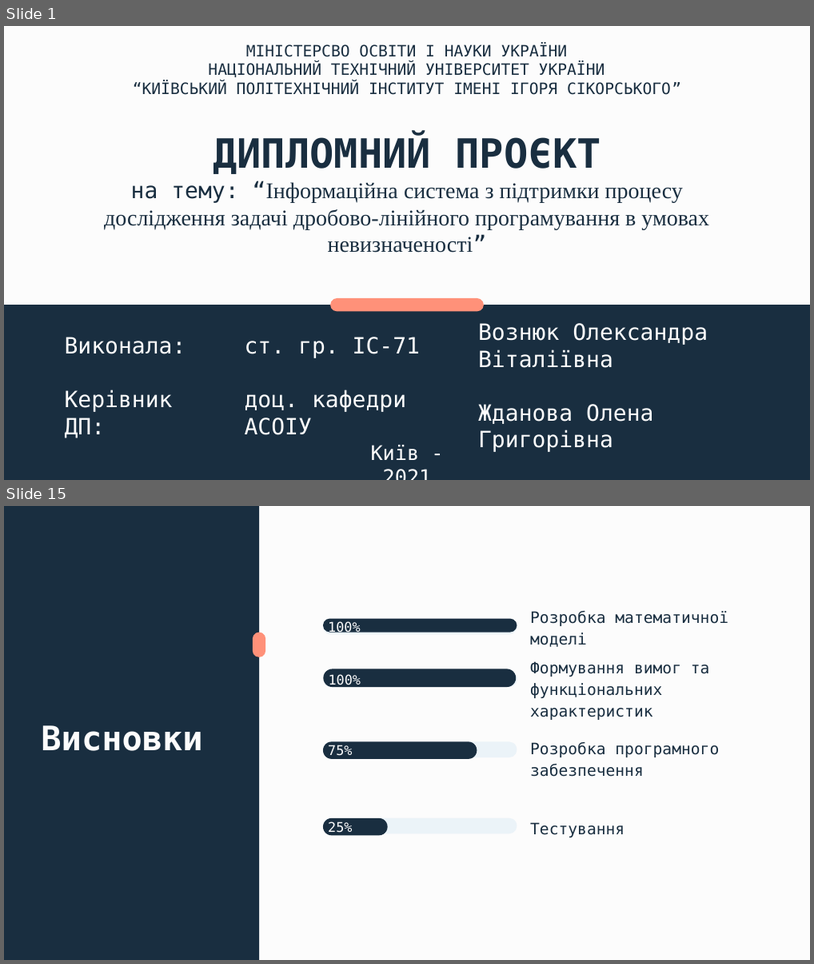
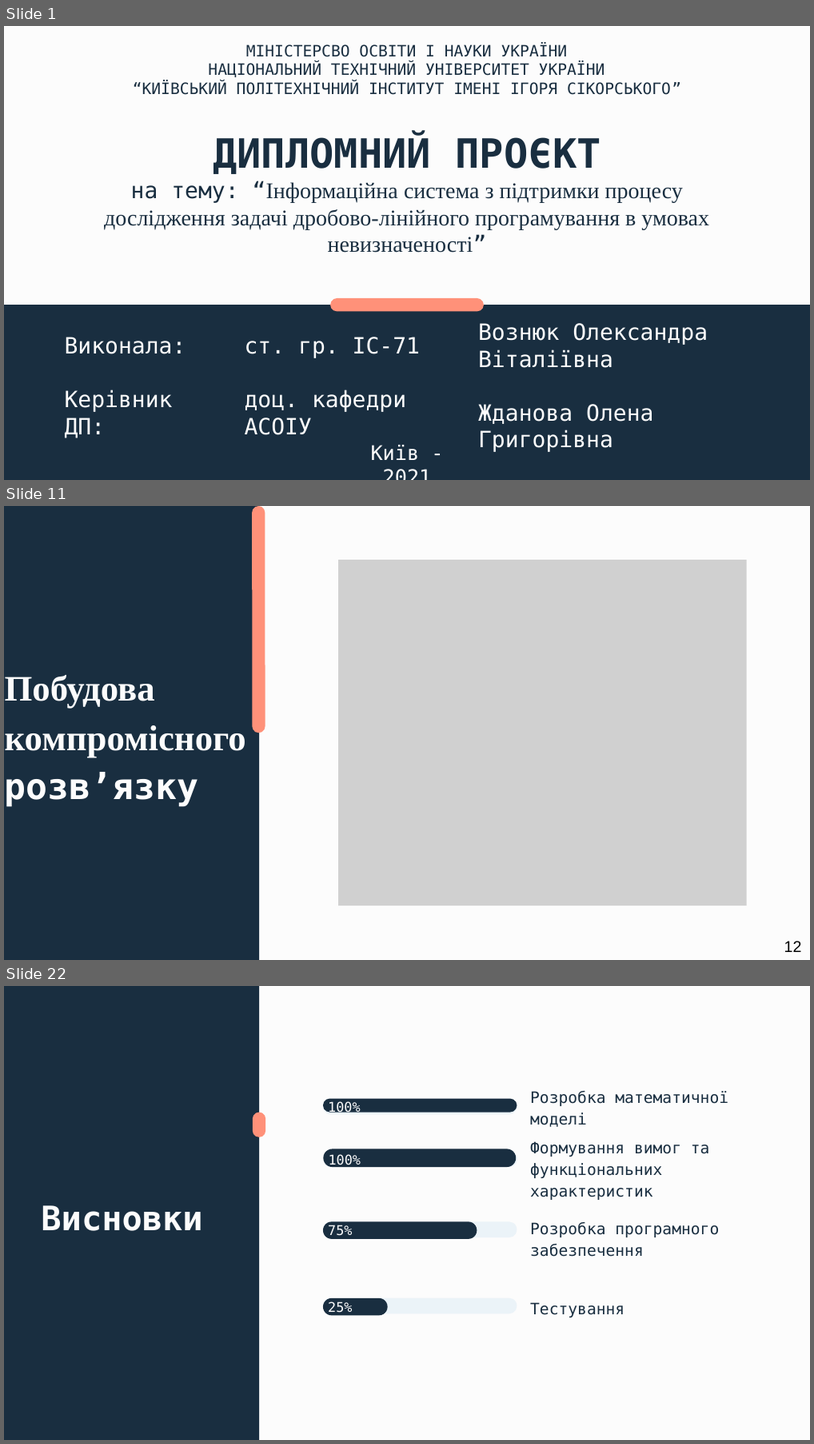
Before and after one commit to oleksandravozniuk/DiplomaDoc, a slide deck: vozniuk_sem2.pptx. Shown one above the other, each under a label of ours: slides 1 and 15 before the commit, slides 1, 11 and 22 after it; the slides between them are not shown. The pictures are 814x964 and 814x1444 pixels, drawn with LibreOffice and Linux fonts; fonts in the diff are those of the drawing; grey boxes stand for pictures. Boxes give left, top, right and bottom in pixels: in the first picture for what was removed or moved away, otherwise in the second. Text is boxed around its words. In the diff, an @@ line names an element or a change of style, - is before the commit and + after.

```diff
--- a/vozniuk_sem2.pptx
+++ b/vozniuk_sem2.pptx
@@ slide 11 added at box(4, 506, 810, 960), background #FCFCFC @@
@@ rectangle added at box(4, 506, 259, 960), fill #192E40 @@
@@ rounded rectangle added at box(252, 506, 265, 732), fill #FF9179 @@
@@ picture added at box(338, 560, 746, 906) @@
@@ title added at box(5, 675, 246, 807), 32 pt, text #FCFCFC, bold @@
+Побудова компромісного розв’язку
@@ text added at box(785, 940, 802, 952), 14 pt, text #000000 @@
+12
@@ what was slide 15 is now slide 22 @@
```
Also in this commit, not shown: 11 slides changed, 8 other slides added, 2 slides removed, 26 other files.
